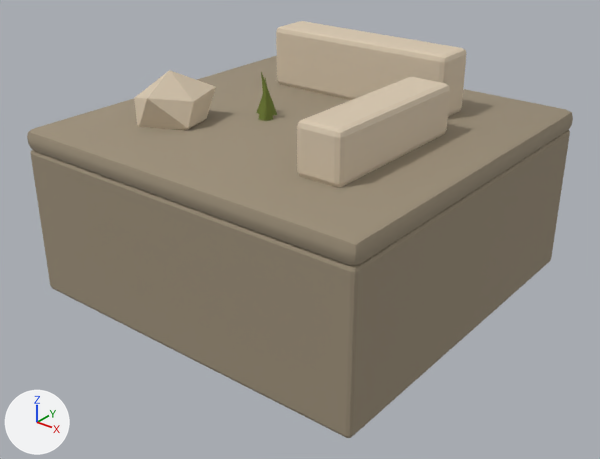
An edit to the glTF model assets/3d/final/tile_stone_ruin.glb, drawn before and after from the same camera.
One viewpoint serves both versions: a 50 mm camera at (2.51, -3.22, 1.36) aimed at (0.05, -0.13, -0.56). The lights are fixed; the arrows at lower left show +X, +Y and +Z. The older version comes first. Where no turn or scale is listed for an object, it has been applied to the vertices. Vertices at exactly the same position are counted once.

Names of what the first picture shows: 'sr_body', 'sr_cap', 'sr_found1', 'sr_found2', 'sr_r0', 'srt_blade0', 'srt_blade1', 'srt_blade2', 'srt_blade3'.
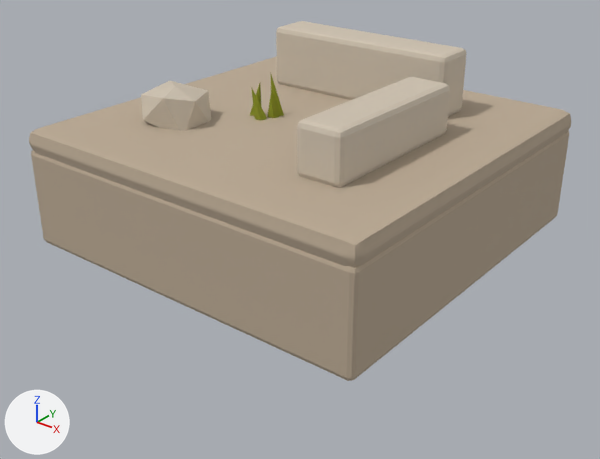
Where the newer file only moved an object's origin or applied its transform, the numbers keep the older frame.

Boxes [x1, y1, x2, y2] around the edits, measured in the pictures (600 x 459 px; the box of a moved part takes in the faces that stretch with it):
'sr_body', recoloured, moved, rescaled (brown to beige, 19% shorter): before [30, 130, 570, 438]; after [31, 131, 569, 381]
'sr_cap', recoloured, mesh rescaled (brown to beige): before [27, 56, 573, 265]; after [29, 56, 571, 267]
'sr_r0', reshaped (14% narrower, 16% shorter): before [134, 70, 216, 130]; after [141, 81, 211, 131]
'srt_blade2', recoloured: [251, 78, 273, 121] in both
'srt_blade3', recoloured: [258, 90, 279, 121] in both
'srt_blade0', recoloured: [250, 72, 277, 116] in both
'srt_blade1', recoloured: [256, 75, 284, 116] in both
part 1 of me_cube_055, moved or reshaped: before [30, 134, 570, 438]; after [31, 135, 569, 381]
part 4 of me_cone_041, moved or reshaped: before [261, 72, 277, 116]; after [250, 83, 261, 116]
part 5 of me_cone_042, moved or reshaped: before [256, 98, 262, 114]; after [271, 75, 284, 116]
part 6 of me_cone_043, moved or reshaped: before [262, 78, 273, 121]; after [251, 87, 267, 121]
part 7 of me_cone_044, moved or reshaped: before [258, 90, 266, 121]; after [267, 90, 279, 118]

What changed in the scene script:
```text
Change mat_moss:
    mat_moss.base_color: (0.156, 0.202, 0.0307) -> (0.266, 0.305, 0.0137)  # dark green #6e7c31 -> yellow #8d961f
Change me_cube_055:
    remove me_cube_055.from_pydata(...)  # 56 vertices, 108 faces; spans x -1.0..1.0, y -1.0..1.0, z -0.9..-0.1
    remove me_cube_055.materials.append(mat_dark_stone)  # brown #9c8f79
    add me_cube_055.from_pydata(...)  # 56 vertices, 108 faces; spans x -1.0..1.0, y -1.0..1.0, z -0.62..-0.1
    me_cube_055 part 1: the whole mesh is scaled about its middle by (0.997, 0.997, 0.633), then moved by (0.0, 0.0, 0.14)
    add me_cube_055.materials.append(mat_stone_mid)  # beige #bbaa94
Change me_cube_056:
    remove me_cube_056.from_pydata(...)  # 56 vertices, 108 faces; spans x -1.01..1.01, y -1.01..1.01, z -0.11..0.01
    remove me_cube_056.materials.append(mat_dark_stone)  # brown #9c8f79
    add me_cube_056.from_pydata(...)  # 56 vertices, 108 faces; spans x -1.01..1.01, y -1.01..1.01, z -0.13..0.01
    me_cube_056 part 2: the whole mesh is scaled about the mesh origin by (0.991, 0.991, 1.1)
    add me_cube_056.materials.append(mat_stone_mid)  # beige #bbaa94
Change me_icosphere_070:
    remove me_icosphere_070.from_pydata(...)  # 12 vertices, 20 faces; spans x -0.704..-0.339, y -0.643..-0.257, z -0.12..0.268
    add me_icosphere_070.from_pydata(...)  # 12 vertices, 20 faces; spans x -0.695..-0.331, y -0.605..-0.265, z -0.115..0.189
    me_icosphere_070 part 3: 12 of 12 vertices moved; they spanned x -0.704..-0.339, y -0.643..-0.257, z -0.12..0.268 and now span x -0.695..-0.331, y -0.605..-0.265, z -0.115..0.189; mean shift (0.013, 0.008, -0.006)
Change me_cone_041:
    remove me_cone_041.from_pydata(...)  # 6 vertices, 8 faces; spans x -0.027..0.059, y -0.022..0.042, z -0.123..0.116
    add me_cone_041.from_pydata(...)  # 6 vertices, 8 faces; spans x -0.059..0.016, y -0.082..-0.018, z -0.123..0.078
    me_cone_041 part 4
    me_cone_041.vertices[0].co: (0.027, 0.042, -0.114) -> (-0.026, -0.018, -0.115)
    me_cone_041.vertices[1].co: (0.059, 0.017, -0.108) -> (0.006, -0.043, -0.123)  # pixel (277, 114) -> not seen
    me_cone_041.vertices[2].co: (0.048, -0.022, -0.113) -> (-0.007, -0.082, -0.122)
    me_cone_041.vertices[3].co: (0.007, -0.022, -0.122) -> (-0.047, -0.082, -0.114)  # not seen -> pixel (249, 116)
    me_cone_041.vertices[4].co: (-0.005, 0.017, -0.123) -> (-0.059, -0.043, -0.109)
    me_cone_041.vertices[5].co: (-0.027, -0.007, 0.116) -> (0.016, -0.063, 0.078)  # pixel (260, 70) -> pixel (260, 81)
Change me_cone_042:
    remove me_cone_042.from_pydata(...)  # 6 vertices, 8 faces; spans x -0.0403..0.026, y -0.0339..0.0292, z -0.0764..0.0724
    add me_cone_042.from_pydata(...)  # 6 vertices, 8 faces; spans x 0.046..0.1122, y -0.0089..0.0543, z -0.0768..0.165
    me_cone_042 part 5
    me_cone_042.vertices[0].co: (-0.0073, 0.0292, -0.0751) -> (0.0788, 0.0543, -0.0674)  # not seen -> pixel (282, 113)
    me_cone_042.vertices[1].co: (0.026, 0.0051, -0.0764) -> (0.1122, 0.0303, -0.0672)  # not seen -> pixel (284, 115)
    me_cone_042.vertices[2].co: (0.0136, -0.0339, -0.0722) -> (0.1, -0.0086, -0.073)
    me_cone_042.vertices[3].co: (-0.0273, -0.0339, -0.0682) -> (0.0591, -0.0086, -0.0768)  # pixel (255, 113) -> not seen
    me_cone_042.vertices[4].co: (-0.0403, 0.0051, -0.07) -> (0.046, 0.0303, -0.0734)
    me_cone_042.vertices[5].co: (0.0071, 0.0057, 0.0724) -> (0.057, -0.0089, 0.165)
Change me_cone_043:
    remove me_cone_043.from_pydata(...)  # 6 vertices, 8 faces; spans x -0.027..0.039, y -0.03..0.033, z -0.116..0.114
    add me_cone_043.from_pydata(...)  # 6 vertices, 8 faces; spans x -0.055..0.01, y -0.048..0.019, z -0.12..0.063
    me_cone_043 part 6
    me_cone_043.vertices[0].co: (0.006, 0.033, -0.115) -> (-0.023, 0.019, -0.105)  # not seen -> pixel (265, 116)
    me_cone_043.vertices[1].co: (0.039, 0.009, -0.113) -> (0.01, -0.005, -0.103)  # not seen -> pixel (267, 118)
    me_cone_043.vertices[2].co: (0.027, -0.03, -0.113) -> (-0.001, -0.043, -0.113)
    me_cone_043.vertices[3].co: (-0.014, -0.03, -0.115) -> (-0.041, -0.043, -0.12)
    me_cone_043.vertices[4].co: (-0.027, 0.009, -0.116) -> (-0.055, -0.005, -0.115)
    me_cone_043.vertices[5].co: (-0.006, 0.002, 0.114) -> (-0.055, -0.048, 0.063)  # pixel (265, 76) -> pixel (251, 86)
Change me_cone_044:
    remove me_cone_044.from_pydata(...)  # 6 vertices, 8 faces; spans x -0.025..0.042, y -0.043..0.019, z -0.113..0.108
    add me_cone_044.from_pydata(...)  # 6 vertices, 8 faces; spans x -0.016..0.05, y 0.016..0.078, z -0.114..0.053
    me_cone_044 part 7
    me_cone_044.vertices[0].co: (0.009, 0.019, -0.113) -> (0.017, 0.078, -0.102)
    me_cone_044.vertices[1].co: (0.042, -0.005, -0.107) -> (0.05, 0.054, -0.108)  # not seen -> pixel (279, 118)
    me_cone_044.vertices[2].co: (0.028, -0.043, -0.102) -> (0.037, 0.016, -0.114)  # pixel (264, 121) -> not seen
    me_cone_044.vertices[3].co: (-0.013, -0.043, -0.105) -> (-0.004, 0.016, -0.111)  # pixel (258, 120) -> not seen
    me_cone_044.vertices[4].co: (-0.025, -0.005, -0.112) -> (-0.016, 0.054, -0.103)
    me_cone_044.vertices[5].co: (-0.008, 0.015, 0.108) -> (0.029, 0.016, 0.053)  # pixel (265, 77) -> pixel (271, 89)
```
